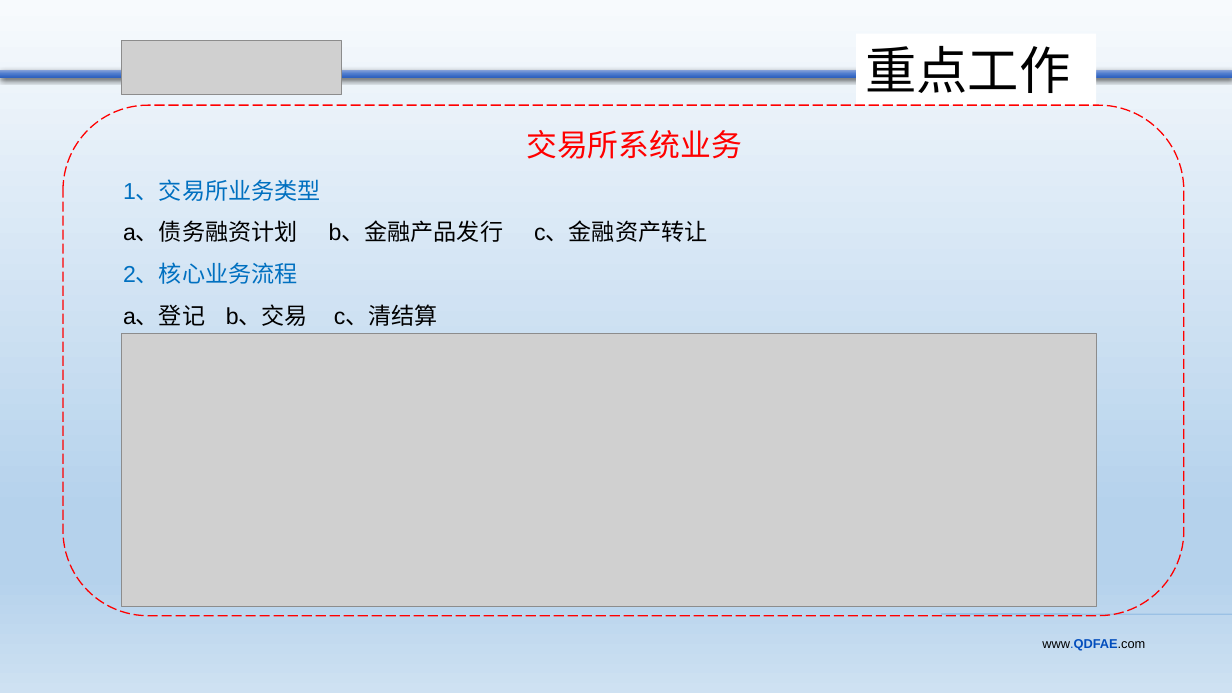
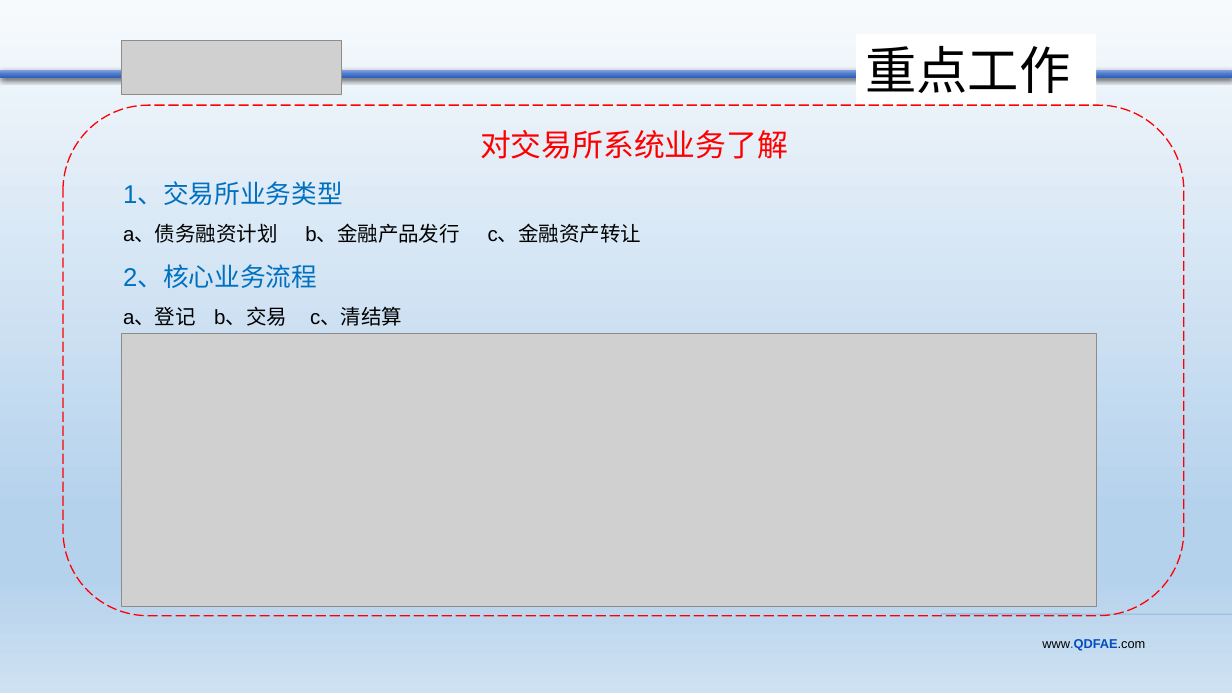
Before and after one commit to lhw1320/springcloud, a slide deck: slide 3 of doc/src/main/resources/qdfae/青金中心连宏伟转正答辩.pptx (slide 6 before the commit). Drawn at 1232x693 pixels with LibreOffice and Linux fonts; fonts in the diff are those of the drawing; grey boxes stand for pictures. Boxes give left, top, right and bottom in pixels: in the first picture for what was removed or moved away, otherwise in the second. Text is boxed around its words. In the diff, an @@ line names an element or a change of style, - is before the commit and + after.

```diff
--- a/doc/src/main/resources/qdfae/青金中心连宏伟转正答辩.pptx
+++ b/doc/src/main/resources/qdfae/青金中心连宏伟转正答辩.pptx
@@ text at (x1=480, y1=130, x2=788, y2=159): text changed @@
-交易所系统业务
+对交易所系统业务了解
@@ text at (x1=123, y1=182, x2=642, y2=326): size 18 to 20 pt in "1、交易所业务类型", "2、核心业务流程"; size 18 to 16 pt in "a、债务融资计划 b、金融产品发行 c、金融资产转让", "a、登记 b、交易 c、清结算" @@
```
Also in this commit, not shown: 7 other slides changed.
